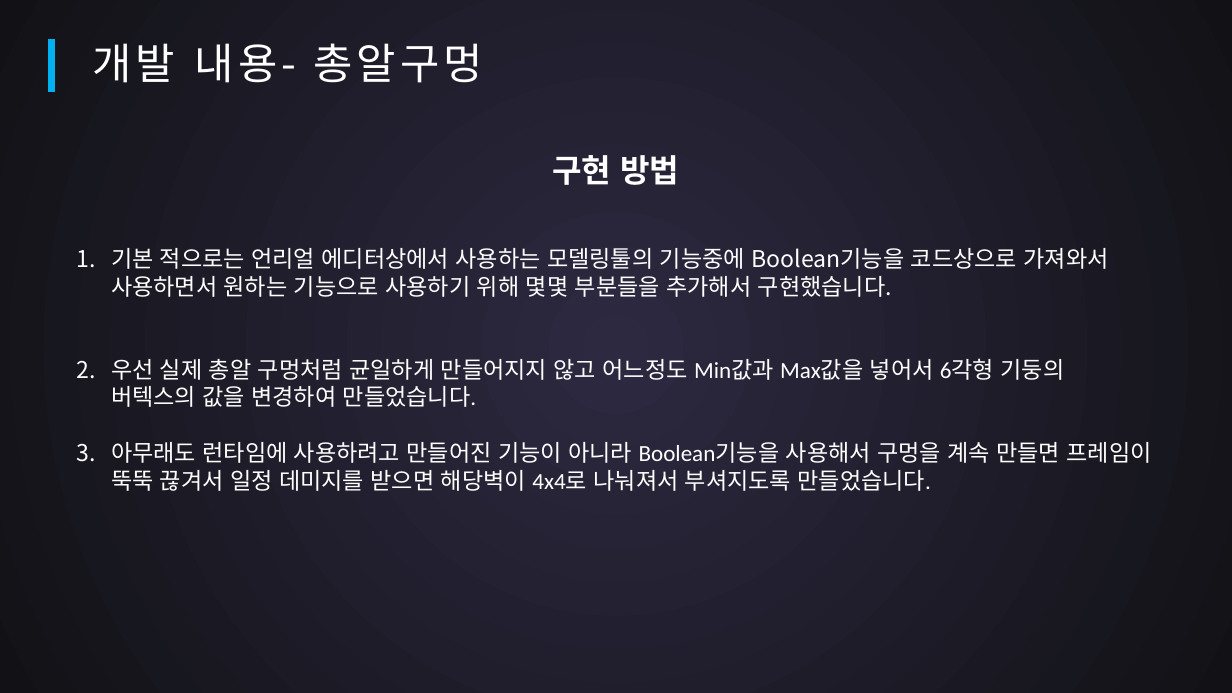
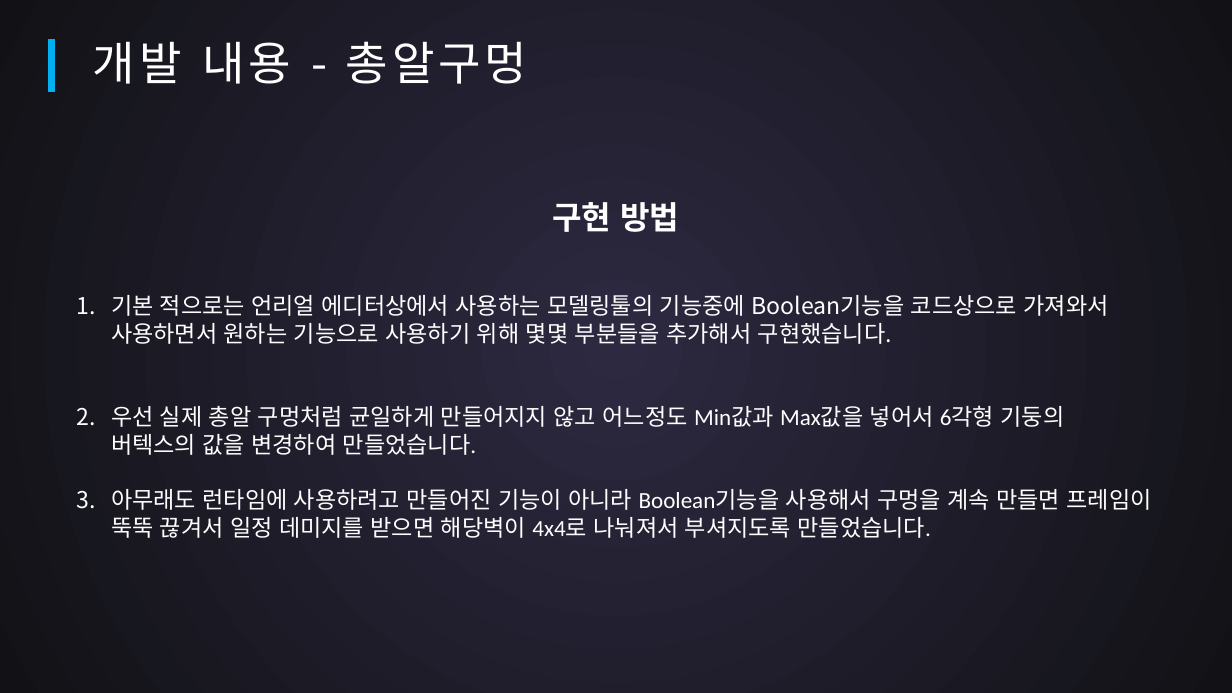
Before and after one commit to SuperTaeJun/GraduationWork, a slide deck: slide 11 of 작업일지 && 졸작자료/중간평가.pptx. Drawn at 1232x693 pixels with LibreOffice and Linux fonts; fonts in the diff are those of the drawing. Boxes give left, top, right and bottom in pixels: in the first picture for what was removed or moved away, otherwise in the second. Text is boxed around its words. In the diff, an @@ line names an element or a change of style, - is before the commit and + after.

```diff
--- a/작업일지 && 졸작자료/중간평가.pptx
+++ b/작업일지 && 졸작자료/중간평가.pptx
@@ text at (x1=93, y1=41, x2=527, y2=84): text changed; size 33.3 to 36 pt @@
-개발 내용- 총알구멍
+개발 내용 - 총알구멍
@@ text "구현 방법" moved from (x1=111, y1=155, x2=1152, y2=491) to (x1=111, y1=202, x2=1152, y2=538) @@
```
Also in this commit, not shown: 12 other slides changed.
